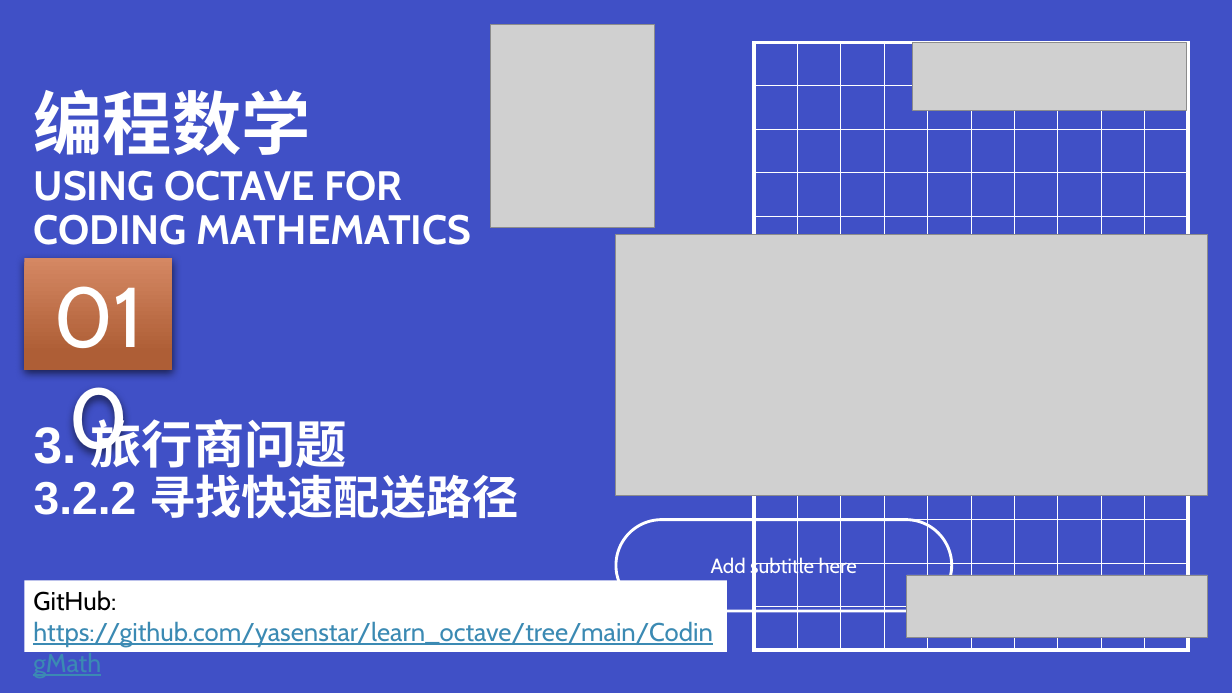
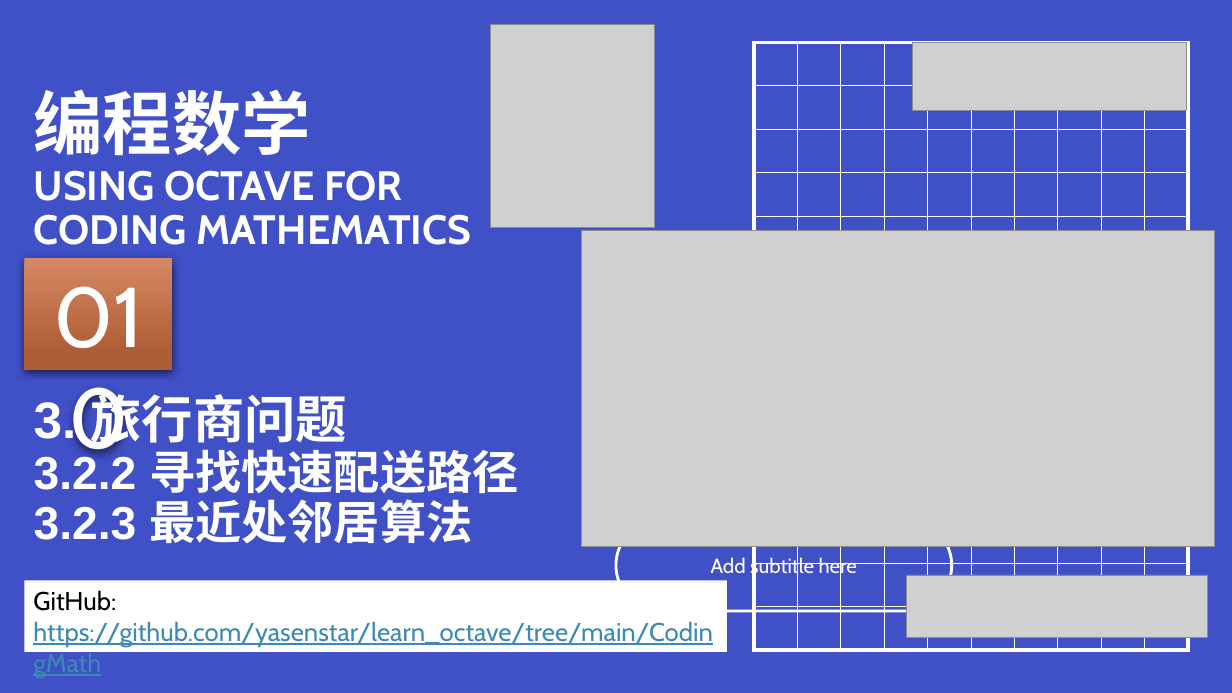
Before and after one commit to yasenstar/learn_octave, a slide deck: slide 11 of CodingMath/codingmath-covers.pptx. Drawn at 1232x693 pixels with LibreOffice and Linux fonts; fonts in the diff are those of the drawing; grey boxes stand for pictures. Boxes give left, top, right and bottom in pixels: in the first picture for what was removed or moved away, otherwise in the second. Text is boxed around its words. In the diff, an @@ line names an element or a change of style, - is before the commit and + after.

```diff
--- a/CodingMath/codingmath-covers.pptx
+++ b/CodingMath/codingmath-covers.pptx
@@ picture: place and size @@
-picture at bbox=[616, 235, 1208, 496]
+picture at bbox=[582, 230, 1215, 546]
@@ text at bbox=[34, 492, 472, 543]: paragraph added @@
+3.2.3 最近处邻居算法
```
Also in this commit, not shown: 3 other files.
